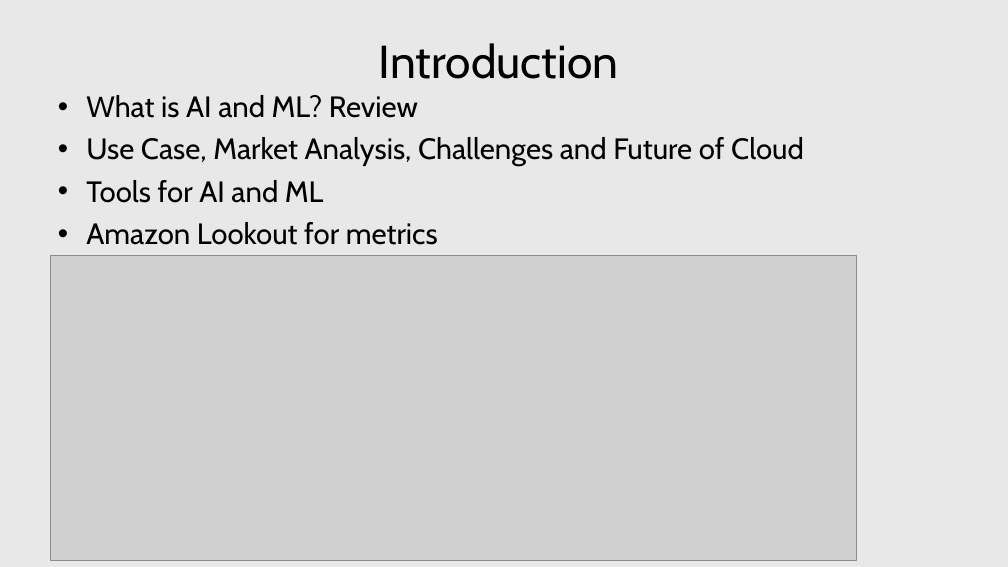
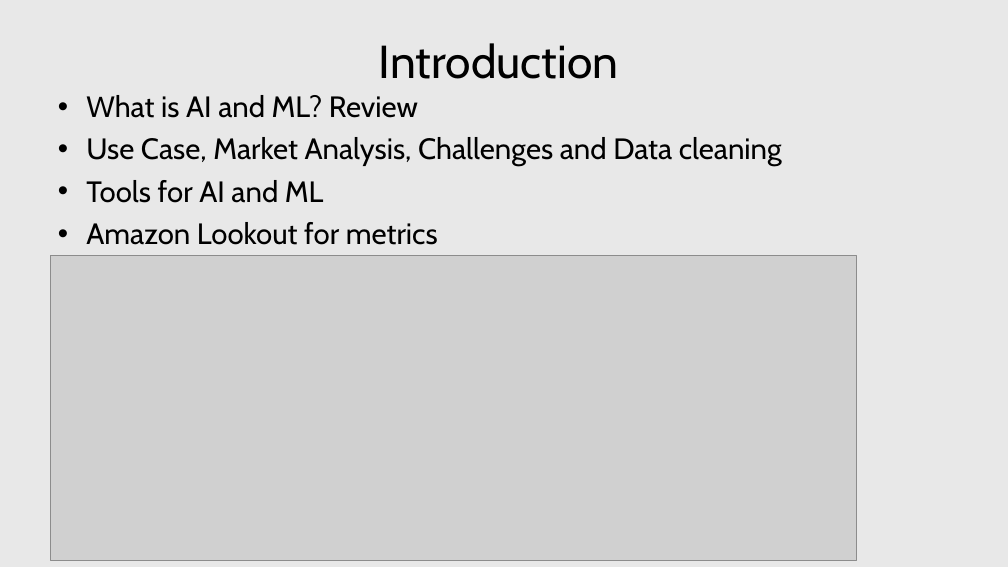
Before and after one commit to Elikariuki/CST8912-Group2_013, a slide deck: slide 2 of 2ndPresentation_group2_CST_8912.pptx. Drawn at 1008x567 pixels with LibreOffice and Linux fonts; fonts in the diff are those of the drawing; grey boxes stand for pictures. Boxes give left, top, right and bottom in pixels: in the first picture for what was removed or moved away, otherwise in the second. Text is boxed around its words. In the diff, an @@ line names an element or a change of style, - is before the commit and + after.

```diff
--- a/2ndPresentation_group2_CST_8912.pptx
+++ b/2ndPresentation_group2_CST_8912.pptx
@@ text at [86,137,782,166]: text changed @@
-• Use Case, Market Analysis, Challenges and Future of Cloud
+• Use Case, Market Analysis, Challenges and Data cleaning
```
Also in this commit, not shown: 4 other slides changed, 1 slide removed, 1 other file.
